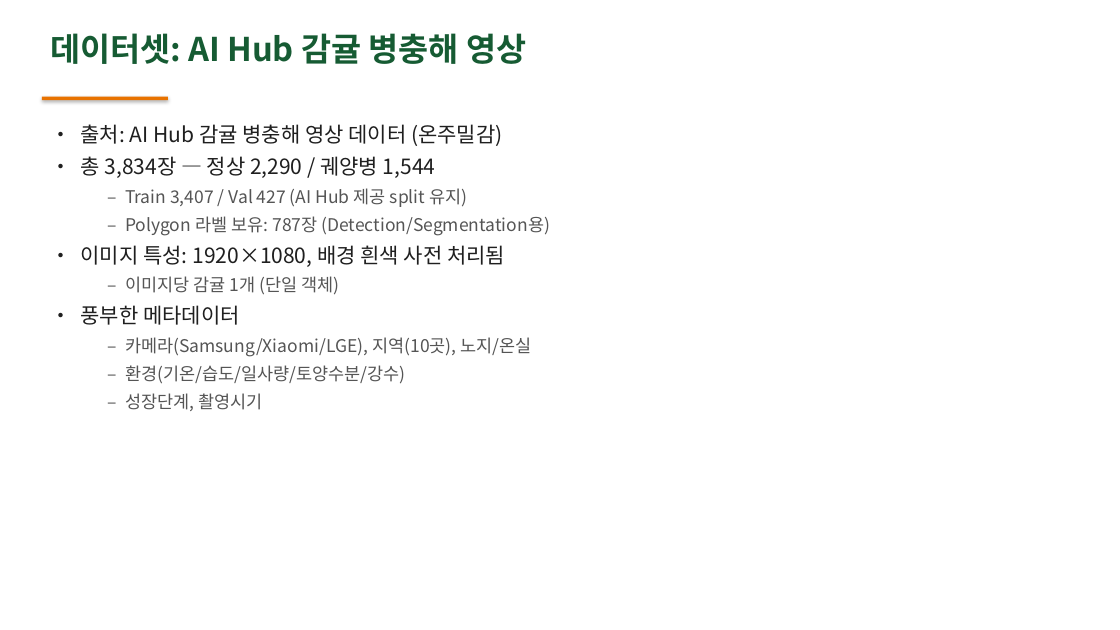
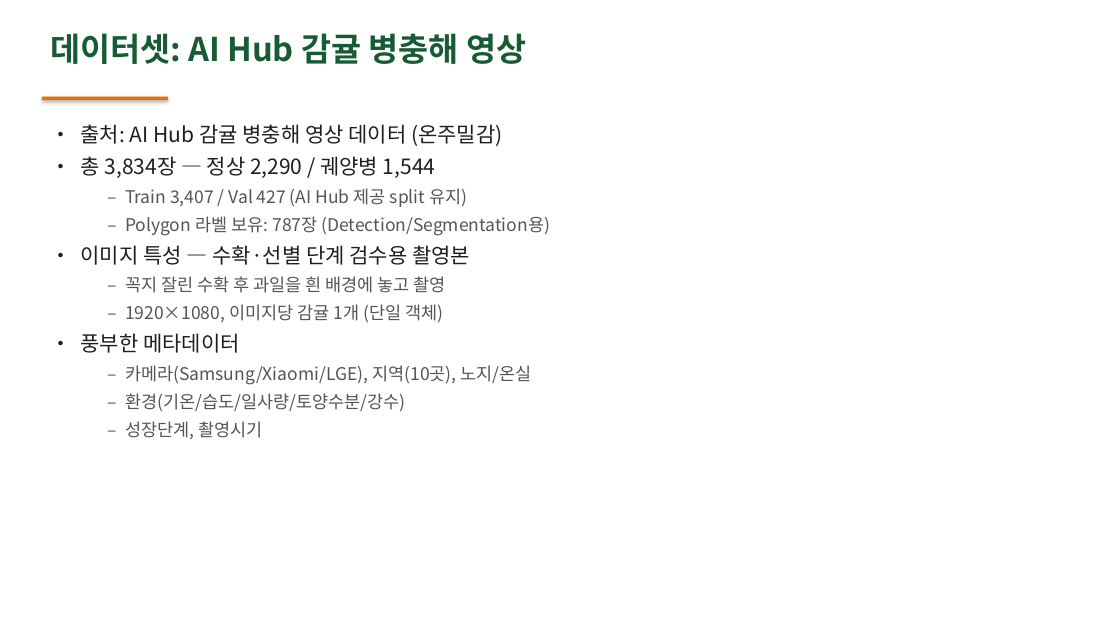
Before and after one commit to YBNML/disease_01, a slide deck: slide 5 of docs/disease_01_presentation.pptx. Drawn at 1120x630 pixels with LibreOffice and Linux fonts; fonts in the diff are those of the drawing. Boxes give left, top, right and bottom in pixels: in the first picture for what was removed or moved away, otherwise in the second. Text is boxed around its words. In the diff, an @@ line names an element or a change of style, - is before the commit and + after.

```diff
--- a/docs/disease_01_presentation.pptx
+++ b/docs/disease_01_presentation.pptx
@@ text at [81,245,470,323]: text changed; size 18 to 15 pt; text colour #1F1F1F to #555555 @@
-• 이미지 특성: 1920×1080, 배경 흰색 사전 처리됨
-  – 이미지당 감귤 1개 (단일 객체)
+• 이미지 특성 — 수확·선별 단계 검수용 촬영본
+  – 꼭지 잘린 수확 후 과일을 흰 배경에 놓고 촬영
+  – 1920×1080, 이미지당 감귤 1개 (단일 객체)
```
Also in this commit, not shown: 1 other slide changed, 2 other files.
